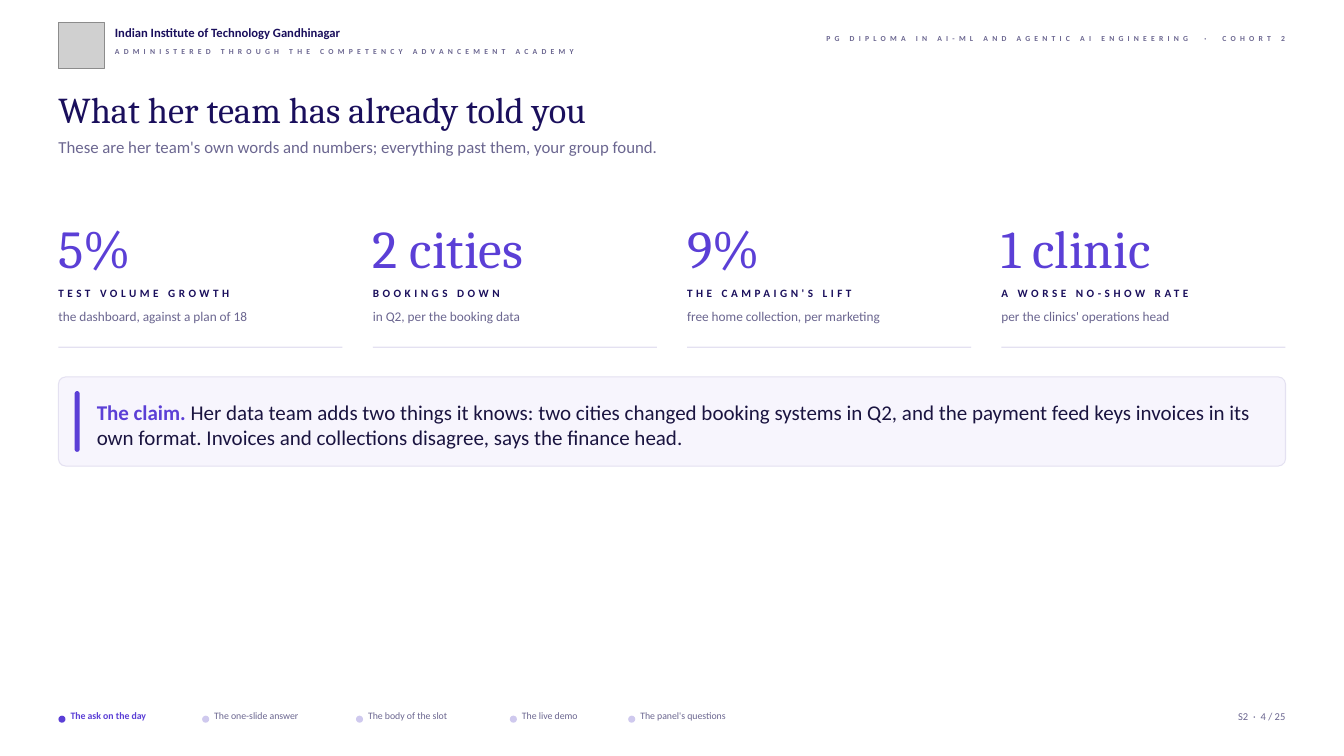
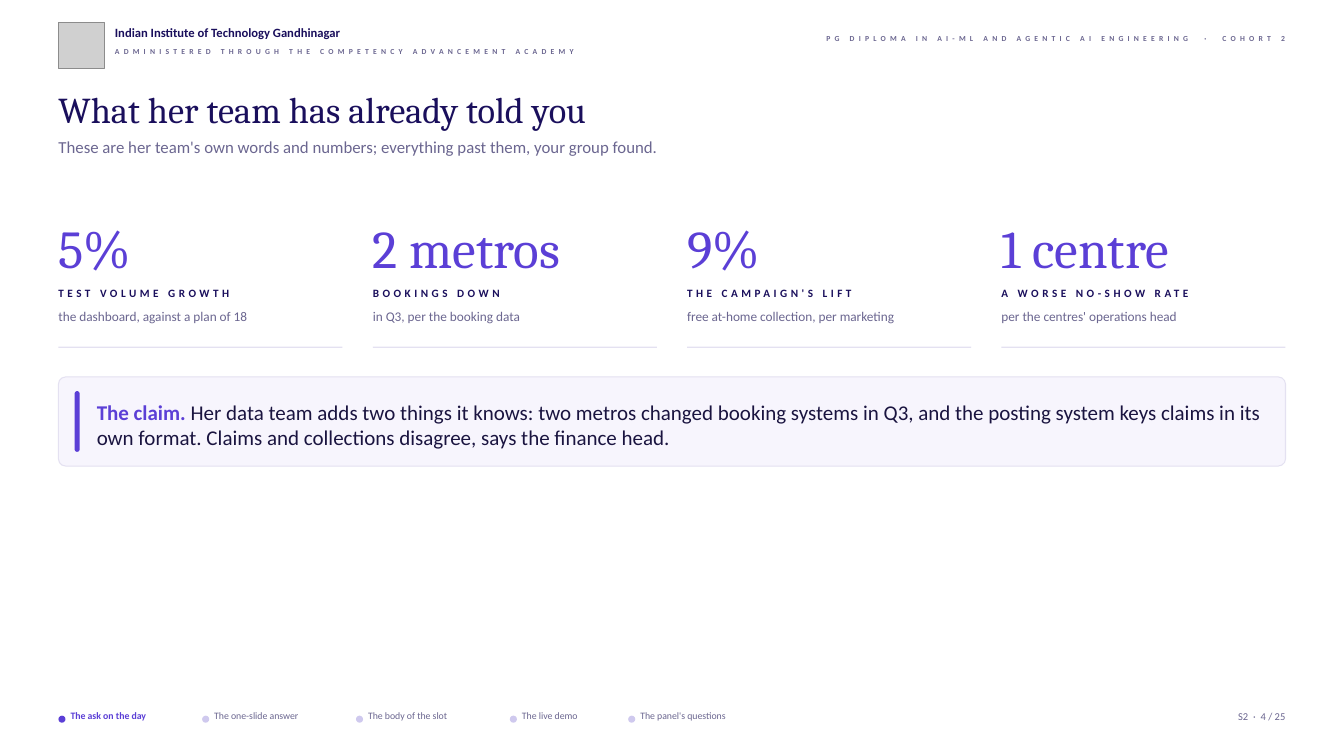
Before and after one commit to fde-academy-lab/c2-content-factory, a slide deck: slide 4 of content/W03/SAT/slides/C2_W03_SAT_presentation_format_STUDENT.pptx. Drawn at 1344x756 pixels with LibreOffice and Linux fonts; fonts in the diff are those of the drawing; grey boxes stand for pictures; background and template pictures are left out. Boxes give left, top, right and bottom in pixels: in the first picture for what was removed or moved away, otherwise in the second. Text is boxed around its words. In the diff, an @@ line names an element or a change of style, - is before the commit and + after.

```diff
--- a/content/W03/SAT/slides/C2_W03_SAT_presentation_format_STUDENT.pptx
+++ b/content/W03/SAT/slides/C2_W03_SAT_presentation_format_STUDENT.pptx
@@ text at (x1=373, y1=232, x2=561, y2=269): text changed @@
-2 cities
+2 metros
@@ text at (x1=1001, y1=232, x2=1169, y2=269): text changed @@
-1 clinic
+1 centre
@@ text at (x1=687, y1=312, x2=894, y2=323): text changed @@
-free home collection, per marketing
+free at-home collection, per marketing
@@ text at (x1=1001, y1=312, x2=1177, y2=323): text changed @@
-per the clinics' operations head
+per the centres' operations head
@@ text at (x1=97, y1=405, x2=1260, y2=449): text changed @@
-The claim. Her data team adds two things it knows: two cities changed booking systems in Q2, and the payment feed keys invoices in its own format. Invoices and collections disagree, says the finance head.
+The claim. Her data team adds two things it knows: two metros changed booking systems in Q3, and the posting system keys claims in its own format. Claims and collections disagree, says the finance head.
```
Also in this commit, not shown: 1 other slide changed, 1 other file.
